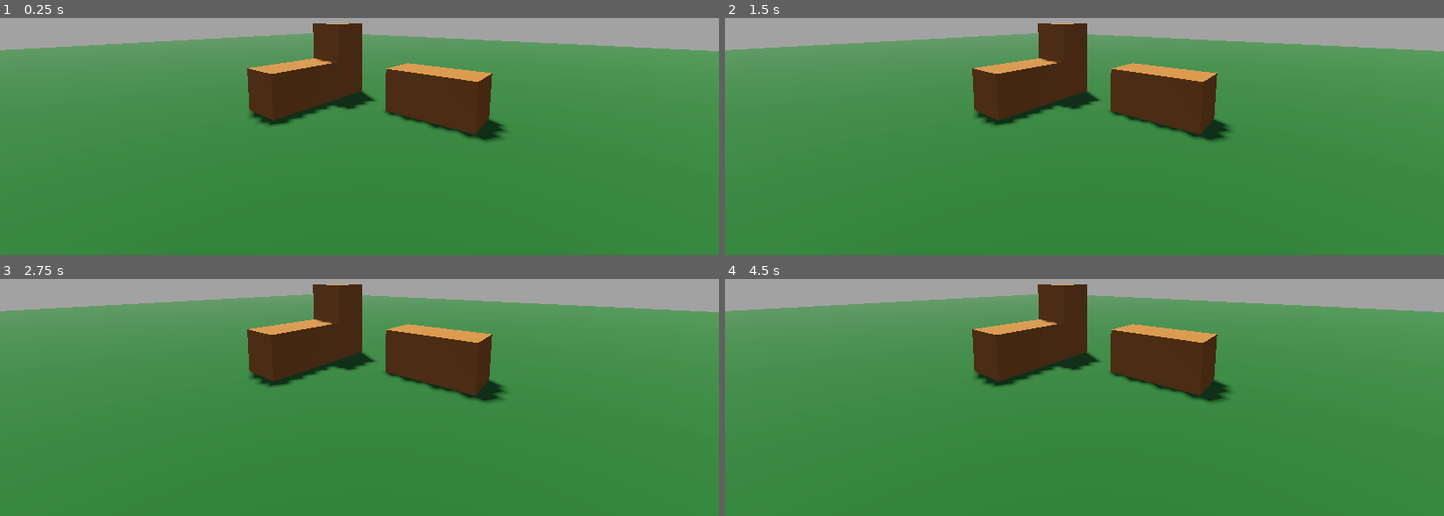
Above: before the commit, frames 1-4 (two rows, left to right).
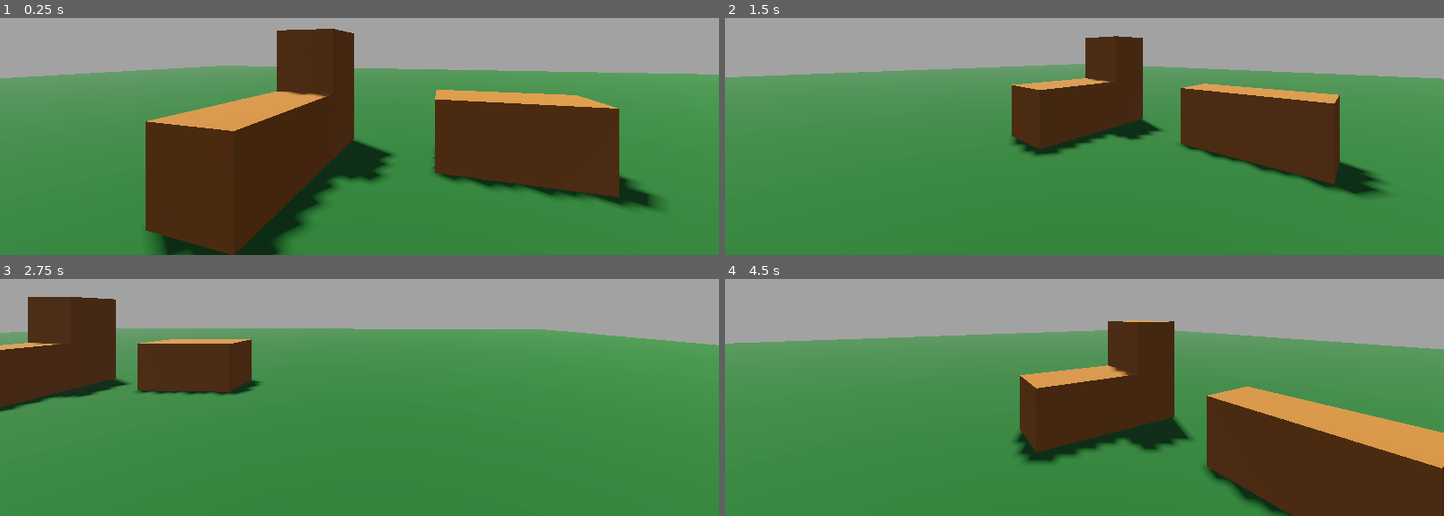
Above: after the commit, the same moments.

Repository: afarber/godotcraft
Game: Godot game, scene res://scenes/world.tscn
The game is run twice, just before and just after one commit, with the same random seed, the same clock (stepped at 60 frames per second) and the same inputs.
Inputs (mouse positions are in pixels of both pictures, inside the frame that each line leads up to):
- Up to frame 1 (0.25 s): no input
- Up to frame 2 (1.5 s): tap Enter (ui_accept) at 0.5, 0.6, 0.77, 1.07, 1.35 s; move the mouse to (1242, 32) at 0.52 s; hold Right (ui_right) 0.53-1.28 s; move the mouse to (940, 72) at 1.27 s; hold Down (ui_down) from 1.28 s (still down)
- Up to frame 3 (2.75 s): tap Enter (ui_accept) at 1.52, 1.82, 2.1 s; move the mouse to (outside the picture) at 2.02 s; release Down (ui_down) at 2.03 s; hold Right (ui_right) from 2.03 s (still down)
- Up to frame 4 (4.5 s): move the mouse to (1048, 395) at 2.77 s; release Right (ui_right) at 2.78 s; hold Up (ui_up) 2.78-3.53 s; tap Enter (ui_accept) at 2.85, 3.02, 3.32, 3.6, 3.77, 4.07, 4.35 s; move the mouse to (1300, 373) at 3.52 s; hold Left (ui_left) from 3.53 s (still down); move the mouse to (outside the picture) at 4.27 s

The runs differ from the first frame. In frame 1, 42% of the frame differs, in the area x 0-100%, y 2-100%; in frame 2, 28%; in frame 3, 28%; in frame 4, 42%.

Commit message:
Add player script

Diff:
--- a/project.godot
+++ b/project.godot
@@ -20,3 +20,38 @@
 window/size/viewport_width=1280
 window/size/viewport_height=720
 window/size/mode=4
+
+[input]
+
+ui_left={
+"deadzone": 0.5,
+"events": [Object(InputEventKey,"resource_local_to_scene":false,"resource_name":"","device":0,"window_id":0,"alt_pressed":false,"shift_pressed":false,"ctrl_pressed":false,"meta_pressed":false,"pressed":false,"keycode":4194319,"physical_keycode":0,"key_label":0,"unicode":0,"location":0,"echo":false,"script":null)
+, Object(InputEventJoypadButton,"resource_local_to_scene":false,"resource_name":"","device":0,"button_index":13,"pressure":0.0,"pressed":false,"script":null)
+, Object(InputEventJoypadMotion,"resource_local_to_scene":false,"resource_name":"","device":0,"axis":0,"axis_value":-1.0,"script":null)
+, Object(InputEventKey,"resource_local_to_scene":false,"resource_name":"","device":-1,"window_id":0,"alt_pressed":false,"shift_pressed":false,"ctrl_pressed":false,"meta_pressed":false,"pressed":false,"keycode":0,"physical_keycode":65,"key_label":0,"unicode":97,"location":0,"echo":false,"script":null)
+]
+}
+ui_right={
+"deadzone": 0.5,
+"events": [Object(InputEventKey,"resource_local_to_scene":false,"resource_name":"","device":0,"window_id":0,"alt_pressed":false,"shift_pressed":false,"ctrl_pressed":false,"meta_pressed":false,"pressed":false,"keycode":4194321,"physical_keycode":0,"key_label":0,"unicode":0,"location":0,"echo":false,"script":null)
+, Object(InputEventJoypadButton,"resource_local_to_scene":false,"resource_name":"","device":0,"button_index":14,"pressure":0.0,"pressed":false,"script":null)
+, Object(InputEventJoypadMotion,"resource_local_to_scene":false,"resource_name":"","device":0,"axis":0,"axis_value":1.0,"script":null)
+, Object(InputEventKey,"resource_local_to_scene":false,"resource_name":"","device":-1,"window_id":0,"alt_pressed":false,"shift_pressed":false,"ctrl_pressed":false,"meta_pressed":false,"pressed":false,"keycode":0,"physical_keycode":68,"key_label":0,"unicode":100,"location":0,"echo":false,"script":null)
+]
+}
+ui_up={
+"deadzone": 0.5,
+"events": [Object(InputEventKey,"resource_local_to_scene":false,"resource_name":"","device":0,"window_id":0,"alt_pressed":false,"shift_pressed":false,"ctrl_pressed":false,"meta_pressed":false,"pressed":false,"keycode":4194320,"physical_keycode":0,"key_label":0,"unicode":0,"location":0,"echo":false,"script":null)
+, Object(InputEventJoypadButton,"resource_local_to_scene":false,"resource_name":"","device":0,"button_index":11,"pressure":0.0,"pressed":false,"script":null)
+, Object(InputEventJoypadMotion,"resource_local_to_scene":false,"resource_name":"","device":0,"axis":1,"axis_value":-1.0,"script":null)
+, Object(InputEventKey,"resource_local_to_scene":false,"resource_name":"","device":-1,"window_id":0,"alt_pressed":false,"shift_pressed":false,"ctrl_pressed":false,"meta_pressed":false,"pressed":false,"keycode":0,"physical_keycode":87,"key_label":0,"unicode":119,"location":0,"echo":false,"script":null)
+]
+}
+ui_down={
+"deadzone": 0.5,
+"events": [Object(InputEventKey,"resource_local_to_scene":false,"resource_name":"","device":0,"window_id":0,"alt_pressed":false,"shift_pressed":false,"ctrl_pressed":false,"meta_pressed":false,"pressed":false,"keycode":4194322,"physical_keycode":0,"key_label":0,"unicode":0,"location":0,"echo":false,"script":null)
+, Object(InputEventJoypadButton,"resource_local_to_scene":false,"resource_name":"","device":0,"button_index":12,"pressure":0.0,"pressed":false,"script":null)
+, Object(InputEventJoypadMotion,"resource_local_to_scene":false,"resource_name":"","device":0,"axis":1,"axis_value":1.0,"script":null)
+, Object(InputEventKey,"resource_local_to_scene":false,"resource_name":"","device":-1,"window_id":0,"alt_pressed":false,"shift_pressed":false,"ctrl_pressed":false,"meta_pressed":false,"pressed":false,"keycode":0,"physical_keycode":83,"key_label":0,"unicode":115,"location":0,"echo":false,"script":null)
+]
+}
--- a/scenes/player.tscn
+++ b/scenes/player.tscn
@@ -1,4 +1,6 @@
-[gd_scene load_steps=3 format=3 uid="uid://cnqk8sxsy3gtf"]
+[gd_scene load_steps=4 format=3 uid="uid://cnqk8sxsy3gtf"]
+
+[ext_resource type="Script" uid="uid://bpjo5iyhud0tc" path="res://scripts/player.gd" id="1_3vyb7"]
 
 [sub_resource type="CapsuleShape3D" id="CapsuleShape3D_u8vuu"]
 radius = 1.0
@@ -9,9 +11,13 @@
 height = 4.0
 
 [node name="Player" type="CharacterBody3D"]
+script = ExtResource("1_3vyb7")
 
 [node name="CollisionShape3D" type="CollisionShape3D" parent="."]
 shape = SubResource("CapsuleShape3D_u8vuu")
 
 [node name="MeshInstance3D" type="MeshInstance3D" parent="."]
 mesh = SubResource("CapsuleMesh_u8vuu")
+
+[node name="Camera3D" type="Camera3D" parent="."]
+transform = Transform3D(1, 0, 0, 0, 1, 0, 0, 0, 1, 0, 1.25683, 0)
--- a/scenes/world.tscn
+++ b/scenes/world.tscn
@@ -1,6 +1,7 @@
-[gd_scene load_steps=6 format=3 uid="uid://dqgix4u0juefq"]
+[gd_scene load_steps=7 format=3 uid="uid://dqgix4u0juefq"]
 
 [ext_resource type="Material" uid="uid://d0g02nfjb3c08" path="res://materials/dirt.tres" id="1_nnsk1"]
+[ext_resource type="PackedScene" uid="uid://cnqk8sxsy3gtf" path="res://scenes/player.tscn" id="2_rwgxs"]
 
 [sub_resource type="ProceduralSkyMaterial" id="ProceduralSkyMaterial_nnsk1"]
 sky_horizon_color = Color(0.662243, 0.671743, 0.686743, 1)
@@ -67,5 +68,5 @@
 size = Vector3(2, 2, 2)
 material = ExtResource("1_nnsk1")
 
-[node name="Camera3D" type="Camera3D" parent="."]
-transform = Transform3D(0.636586, 0.0997003, -0.764734, 0, 0.991608, 0.129279, 0.771205, -0.082297, 0.631244, -6.93006, 4.77676, 10.6196)
+[node name="Player" parent="." instance=ExtResource("2_rwgxs")]
+transform = Transform3D(0.300872, 0, -0.953664, 0, 1, 0, 0.953664, 0, 0.300872, -4.42997, 2.5, 4.19911)
--- /dev/null
+++ b/scripts/player.gd
@@ -0,0 +1,36 @@
+extends CharacterBody3D
+
+
+const SPEED = 5.0
+const JUMP_VELOCITY = 4.5
+const SENSITIVITY = 0.002
+
+func _ready() -> void:
+	Input.set_mouse_mode(Input.MOUSE_MODE_CAPTURED)
+
+func _unhandled_input(event: InputEvent) -> void:
+	if event is InputEventMouseMotion:
+		rotation.y = rotation.y - event.relative.x * SENSITIVITY
+		# TODO move camera up/down
+
+func _physics_process(delta: float) -> void:
+	# Add the gravity.
+	if not is_on_floor():
+		velocity += get_gravity() * delta
+
+	# Handle jump.
+	if Input.is_action_just_pressed("ui_accept") and is_on_floor():
+		velocity.y = JUMP_VELOCITY
+
+	# Get the input direction and handle the movement/deceleration.
+	# As good practice, you should replace UI actions with custom gameplay actions.
+	var input_dir := Input.get_vector("ui_left", "ui_right", "ui_up", "ui_down")
+	var direction := (transform.basis * Vector3(input_dir.x, 0, input_dir.y)).normalized()
+	if direction:
+		velocity.x = direction.x * SPEED
+		velocity.z = direction.z * SPEED
+	else:
+		velocity.x = move_toward(velocity.x, 0, SPEED)
+		velocity.z = move_toward(velocity.z, 0, SPEED)
+
+	move_and_slide()
Not shown, added: scripts/player.gd.uid
